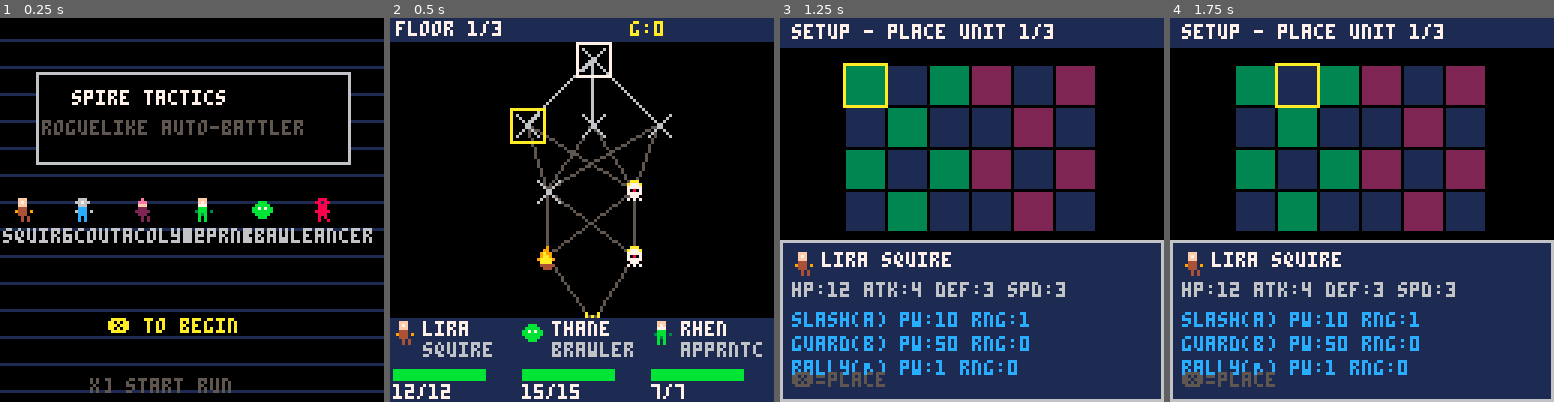
Above: before the commit, frames 1-4 (left to right).
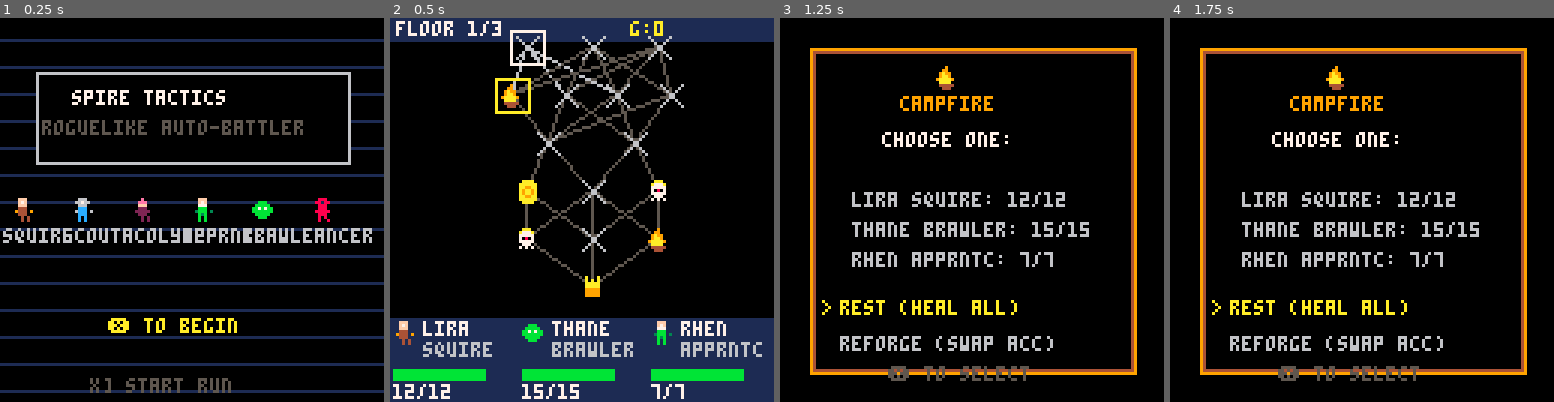
Above: after the commit, the same moments.

Repository: maxnumbers/FantacticsSpire
Game: PICO-8 cartridge spire_tactics.p8
Same seed, same stepped clock (60 frames per second), same inputs: the game is played once before the commit and once after it.
Inputs:
- Up to frame 1 (0.25 s): no input
- Up to frame 2 (0.5 s): tap X (X key) at 0.33 s
- Up to frame 3 (1.25 s): tap X (X key) at 1.07 s
- Up to frame 4 (1.75 s): hold Right from 1.6 s (still down)

Frame 1 is identical in both runs. In frame 2, 8.6% of the frame differs, in the area x 27-77%, y 3-79%; in frame 3, 79%, in the area x 0-100%, y 0-100%; in frame 4, 78%.

Commit message:
Implement W2.1: StS-style map generator with 6 rows and structural guarantees
Map generator (genmap):
- 6 rows (0-5): row 0 = 3 starting battles, row 2 = pinch point (2 nodes),
  row 5 = boss, rows 1/3/4 = 3-4 nodes each
- Structural guarantees: >=2 campfires (rows 1,4), >=2 elites (rows 3,4),
  >=1 shop (row 1 or 3)
- Shop node type (tp=5) with coin sprite at slot 20
- Proximity-based connection algorithm with guaranteed reachability
- Pinch point at row 2 forces route reconvergence

Navigation updates:
- upmap() updated for 6-row structure (floor advance at row>=5)
- Shop node routing: init_shop() + upshop() placeholder
- dmap() extended for shop sprite mapping (tp=5 -> spr 20)
- _update60() and _draw() dispatch shop state

Integrity tests (7 map tests, 79 total):
- test_row0_is_regular_battle, test_row1_no_elites, test_boss_only_on_last_row
- test_six_rows, test_pinch_point_row2, test_shop_type_exists
- test_structural_guarantees (campfires, elites, shop)

https://claude.ai/code/session_01Dcru2HaXMCV5TUSgAJhPR2

Diff:
--- a/spire_tactics.p8
+++ b/spire_tactics.p8
@@ -137,62 +137,84 @@
 
 -- map gen
 function genmap()
+ -- v2: 6 rows, StS layout
+ -- tp: 0=start 1=battle 2=elite
+ --     3=camp 4=boss 5=shop
  nds={}
  cnod=nil
- for row=0,4 do
+ local br={}
+ for row=0,5 do
+  br[row]={}
   local nc
-  if row==0 or row==4 then nc=1
-  else nc=2+flr(rnd(2)) end
+  if row==0 then nc=3
+  elseif row==2 then nc=2
+  elseif row==5 then nc=1
+  else nc=3+flr(rnd(2))
+  end
   for i=1,nc do
-   local tp
-   if row==0 then tp=0
-   elseif row==4 then tp=4
-   elseif row==1 then
-    if rnd(10)<7 then tp=1
-    else tp=3 end
-   else
-    local r=rnd(10)
-    if r<5 then tp=1
-    elseif r<7 then tp=2
-    elseif r<9 then tp=3
-    else tp=1 end
-   end
-   add(nds,{
+   local nd={
     row=row,col=i,nc=nc,
-    x=flr(20+((88)/(nc+1))*i),
-    y=10+row*22,
-    tp=tp,cn={},dn=false
-   })
-  end
- end
- -- connect
+    x=flr(20+88/(nc+1)*i),
+    y=6+row*16,
+    tp=1,cn={},dn=false
+   }
+   if row==0 then nd.tp=0
+   elseif row==5 then nd.tp=4 end
+   add(nds,nd)
+   add(br[row],nd)
+  end
+ end
+ -- structural guarantees
+ -- 2 campfires: rows 1,4
+ br[1][1+flr(rnd(#br[1]))].tp=3
+ br[4][1+flr(rnd(#br[4]))].tp=3
+ -- 2 elites: rows 3,4
+ br[3][1+flr(rnd(#br[3]))].tp=2
+ for nd in all(br[4]) do
+  if nd.tp==1 then nd.tp=2 break end
+ end
+ -- 1 shop: row 1 or 3
+ local sr=rnd(1)<0.5 and 1 or 3
+ for nd in all(br[sr]) do
+  if nd.tp==1 then nd.tp=5 break end
+ end
+ -- connect: proximity-based
  for nd in all(nds) do
-  if nd.row<4 then
+  if nd.row<5 then
    for n2 in all(nds) do
     if n2.row==nd.row+1 then
-     local d=abs(nd.col/(nd.nc+1)-n2.col/(n2.nc+1))
-     if d<0.45 or rnd(1)<0.25 then
+     local d=abs(nd.col/(nd.nc+1)
+      -n2.col/(n2.nc+1))
+     if d<0.4 or rnd(1)<0.15 then
       add(nd.cn,n2)
      end
     end
    end
-   if #nd.cn<2 then
+   if #nd.cn==0 then
     for n2 in all(nds) do
-     if n2.row==nd.row+1 and not _has(nd.cn,n2) then
-      add(nd.cn,n2)
-      if #nd.cn>=2 then break end
+     if n2.row==nd.row+1 then
+      add(nd.cn,n2) break
      end
     end
    end
   end
  end
- for nd in all(nds) do
-  if nd.row==0 then
-   cnod=nd
-   nd.dn=true
-   break
-  end
- end
+ -- ensure all nodes reachable
+ for row=1,5 do
+  for nd in all(br[row]) do
+   local ok=false
+   for pn in all(br[row-1]) do
+    if _has(pn.cn,nd) then
+     ok=true break
+    end
+   end
+   if not ok then
+    add(br[row-1][1].cn,nd)
+   end
+  end
+ end
+ cnod=br[0][1]
+ cnod.dn=true
  sel=1
 end
 
@@ -721,6 +743,8 @@
   end
  elseif gs=="camp" then
   upcamp()
+ elseif gs=="shop" then
+  upshop()
  elseif gs=="gover" then
   if btnp(5) then _init() end
  elseif gs=="win" then
@@ -736,7 +760,7 @@
   end
  end
  if #opts==0 then
-  if cnod.row>=4 then
+  if cnod.row>=5 then
    if fl>=mxfl then gs="win"
    else fl+=1 genmap() end
    return
@@ -749,6 +773,7 @@
   sel=1
   sfx(2)
   if cnod.tp==3 then init_camp()
+  elseif cnod.tp==5 then init_shop()
   else init_setup() end
  end
 end
@@ -802,6 +827,20 @@
   cmt=30
   gs="reward"
   sfx(1)
+ end
+end
+
+function init_shop()
+ gs="shop"
+ sel=1
+end
+
+function upshop()
+ -- placeholder: press ❎ to leave
+ if btnp(5) then
+  cnod.dn=true
+  gs="map"
+  sfx(2)
  end
 end
 
@@ -828,6 +867,7 @@
    print("\x97 continue",36,84,6)
   end
  elseif gs=="camp" then dcamp()
+ elseif gs=="shop" then dshop()
  elseif gs=="gover" then
   rectfill(20,30,108,90,0)
   rect(20,30,108,90,8)
@@ -891,7 +931,7 @@
 
  for nd in all(nds) do
   local sp=16
-  if nd.tp>=1 and nd.tp<=4 then sp=15+nd.tp end
+  if nd.tp>=1 and nd.tp<=5 then sp=15+nd.tp end
   if nd.tp==0 then sp=16 end
 
   local col=5
@@ -1075,6 +1115,16 @@
 
  print("\x97 to select",36,116,5)
 end
+
+function dshop()
+ rectfill(10,10,118,118,0)
+ rect(10,10,118,118,10)
+ rect(11,11,117,117,4)
+ print("shop",48,20,10)
+ print("g:"..gold,48,32,10)
+ print("(coming soon)",32,56,6)
+ print("\x97 leave",44,100,6)
+end
 __gfx__
 0000000000fff00000666000000e000000fff0000000000000888000000000000494490080008000000000600000000000000000000000000006600000777000
 0000000000f7f0000667660000eee00000f7f00000bbb0000880880055500000499999408808880000000600088088000cccccc0000a00000006600007777700
@@ -1084,14 +1134,14 @@
 000000000044400000ccc0000022200000b3b0000bbbbb0000888000055555004949494008888000004000000088800000cccc00000a00000bbbbb0000777000
 000000000004040000c0c0000002020000b0b00000bbb0000080800005005000040904000a080a000400000000080000000cc0000000000006bbb60007070700
 000000000004040000c0c0000002020000b0b0000000000000800800050050000409040008000800000000000000000000000000000000000066600000000000
-6000000600aaa000000900000a000a00aa0000aa0000000000000000000000000000000000000000000000000000000000000000000000000000000000000000
-060000600a777a00009900000a0a0a00a000000a00000000000c0000000000000000000000000000000000000000000000000000000000000000000000000000
-006006000777770009a990000aaaaa000000000000aaaa0000ccc000000000000000000000000000000000000000000000000000000000000000000000000000
-000660000708070009aa90000aaaaa00000000000aaaaaa00cc7cc00000000000000000000000000000000000000000000000000000000000000000000000000
-00066000077777009aaaa90009999900000000000aaaaaa000ccc000000000000000000000000000000000000000000000000000000000000000000000000000
-00600600007770000aaaa000099999000000000000aaaa00000c0000000000000000000000000000000000000000000000000000000000000000000000000000
-06000060070707000444440009999900a000000a0000000000000000000000000000000000000000000000000000000000000000000000000000000000000000
-60000006000000000044400000000000aa0000aa0000000000000000000000000000000000000000000000000000000000000000000000000000000000000000
+6000000600aaa000000900000a000a0000aaaa000000000000000000000000000000000000000000000000000000000000000000000000000000000000000000
+060000600a777a00009900000a0a0a000aaaaaa000000000000c0000000000000000000000000000000000000000000000000000000000000000000000000000
+006006000777770009a990000aaaaa000aa99aa000aaaa0000ccc000000000000000000000000000000000000000000000000000000000000000000000000000
+000660000708070009aa90000aaaaa000a9aa9a00aaaaaa00cc7cc00000000000000000000000000000000000000000000000000000000000000000000000000
+00066000077777009aaaa900099999000a9aa9a00aaaaaa000ccc000000000000000000000000000000000000000000000000000000000000000000000000000
+00600600007770000aaaa000099999000aa99aa000aaaa00000c0000000000000000000000000000000000000000000000000000000000000000000000000000
+060000600707070004444400099999000aaaaaa00000000000000000000000000000000000000000000000000000000000000000000000000000000000000000
+6000000600000000004440000000000000aaaa000000000000000000000000000000000000000000000000000000000000000000000000000000000000000000
 11111111222222220000000000000000000000000000000000000000000000000000000000000000000000000000000000000000000000000000000000000000
 11111111222222220000000000000000000000000000000000000000000000000000000000000000000000000000000000000000000000000000000000000000
 11111111222222220000000000000000000000000000000000000000000000000000000000000000000000000000000000000000000000000000000000000000
Not shown, changed: tests/test_integrity.py
